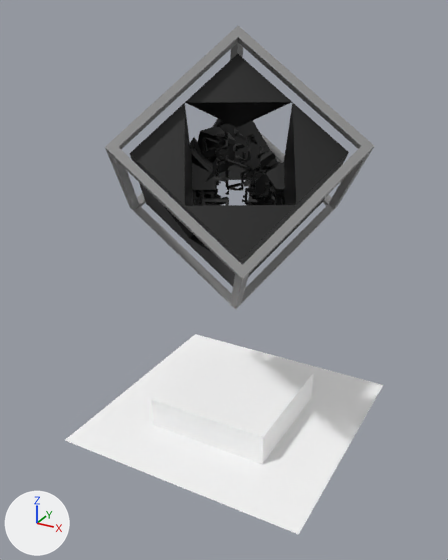
Two versions of the glTF model models/cube statue/cube statue.glb, one commit apart.
One viewpoint serves both versions: a 50 mm camera at (4.09, -7.81, 6.29) aimed at (-0.05, -0.28, 2.53). The axes (+X, +Y, +Z) are drawn at lower left. The lights are the same throughout. Where no turn or scale is listed for an object, it has been applied to the vertices.

In view in the first picture: 'Cube', 'Main cube', 'Outside', 'Plane'.
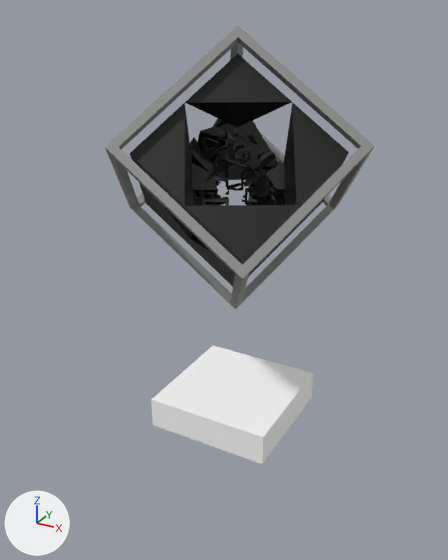
Commit message: Removed z-fighting plane from cube statue

Boxes [x1, y1, x2, y2] around the edits, measured in the pictures (448 x 560 px):
'Plane', deleted: before [65, 334, 383, 534]

Patch to the scene script:
```diff
--- a/models/cube statue/cube statue.glb.py
+++ b/models/cube statue/cube statue.glb.py
@@ ob_plane @@
-ob_plane = bpy.data.objects.new('Plane', me_plane)
-ob_plane.location = (0.0, 0.0, 0.0)
```
